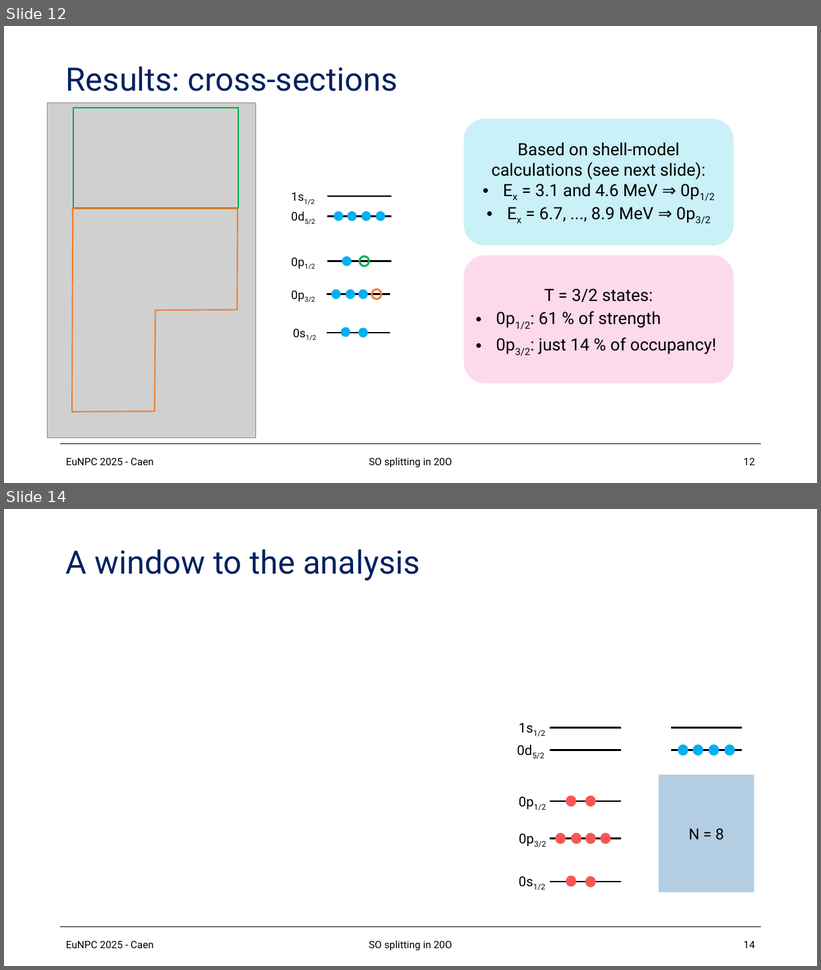
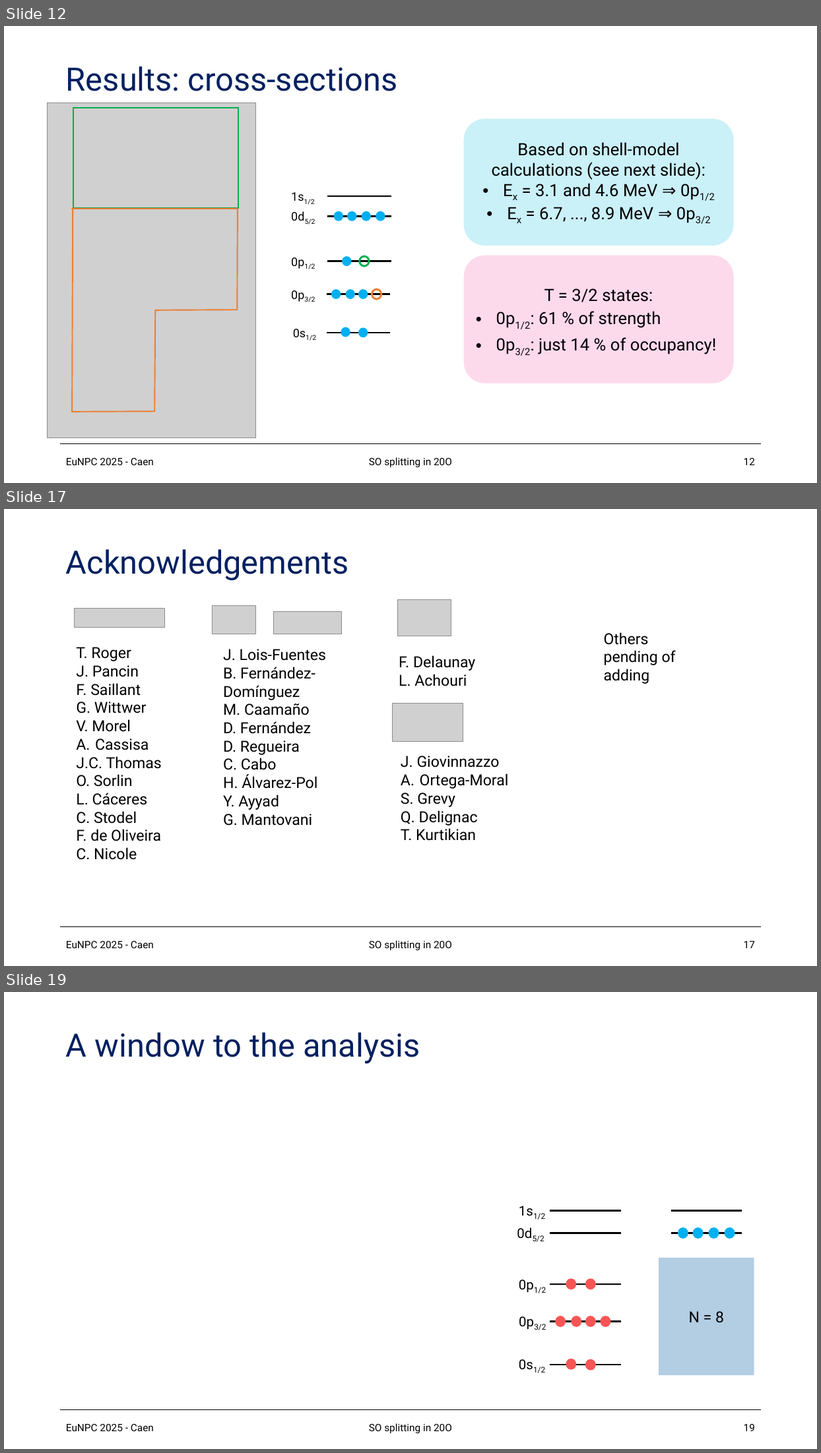
Before and after one commit to loopset/Docs, a slide deck: EuNPC/eunpc.pptx. Shown one above the other, each under a label of ours: slides 12 and 14 before the commit, slides 12, 17 and 19 after it; the slides between them are not shown. The pictures are 821x970 and 821x1453 pixels, drawn with LibreOffice and Linux fonts; fonts in the diff are those of the drawing; grey boxes stand for pictures. Boxes give left, top, right and bottom in pixels: in the first picture for what was removed or moved away, otherwise in the second. Text is boxed around its words. In the diff, an @@ line names an element or a change of style, - is before the commit and + after.

```diff
--- a/EuNPC/eunpc.pptx
+++ b/EuNPC/eunpc.pptx
@@ slide 17 added at (4,509,817,966), background #FFFFFF; not listed: 1 template element that a slide beside it also shows @@
@@ title added at (66,549,349,580), 38 pt, text #002060 @@
+Acknowledgements
@@ picture added at (213,605,257,634) @@
@@ picture added at (398,599,451,636) @@
@@ picture added at (74,609,164,628) @@
@@ picture added at (274,612,342,634) @@
@@ text added at (76,647,162,860), 18 pt, text #000000 @@
+T. Roger
+J. Pancin
+F. Saillant
+G. Wittwer
+V. Morel
+A. Cassisa
+J.C. Thomas
+O. Sorlin
+L. Cáceres
+C. Stodel
+F. de Oliveira
+C. Nicole
@@ text added at (604,632,676,684), 18 pt, text #000000 @@
+Others pending of adding
@@ text added at (223,649,326,826), 18 pt, text #000000 @@
+J. Lois-Fuentes
+B. Fernández-Domínguez
+M. Caamaño
+D. Fernández
+D. Regueira
+C. Cabo
+H. Álvarez-Pol
+Y. Ayyad
+G. Mantovani
@@ text added at (399,656,475,687), 18 pt, text #000000 @@
+F. Delaunay
+L. Achouri
@@ picture added at (393,704,463,741) @@
@@ text added at (401,756,509,841), 18 pt, text #000000 @@
+J. Giovinnazzo
+A. Ortega-Moral
+S. Grevy
+Q. Delignac
+T. Kurtikian
@@ text added at (66,941,154,949), 12 pt, text #000000 @@
+EuNPC 2025 - Caen
@@ text added at (369,941,452,951), 12 pt, text #000000 @@
+SO splitting in 20O
@@ page number added at (744,941,755,949), 12 pt, text #000000 @@
+17
@@ what was slide 14 is now slide 19 @@
@@ page number at (744,1424,755,1432): text changed @@
-14
+19
```
Also in this commit, not shown: 1 slide changed, 4 other slides added, 11 other files.
